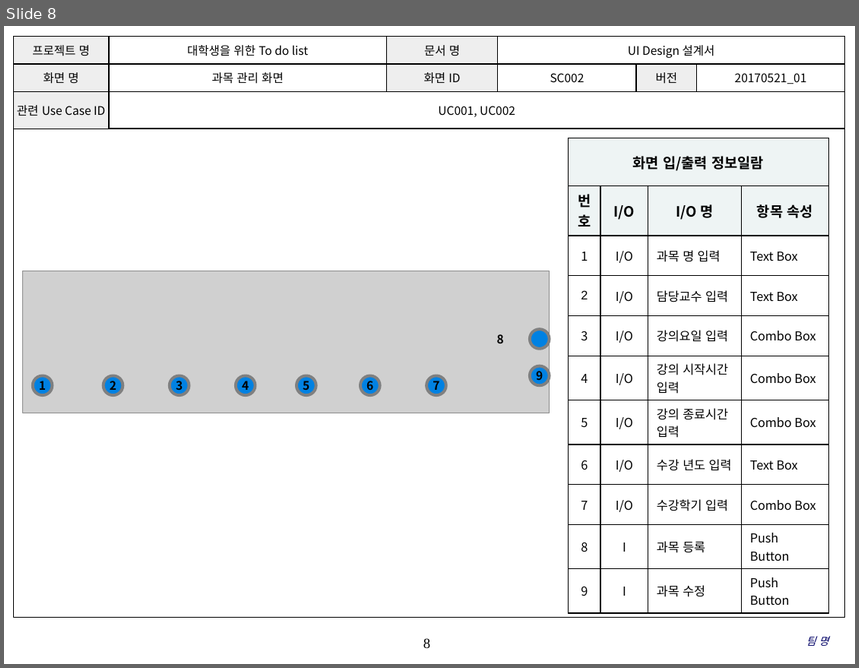
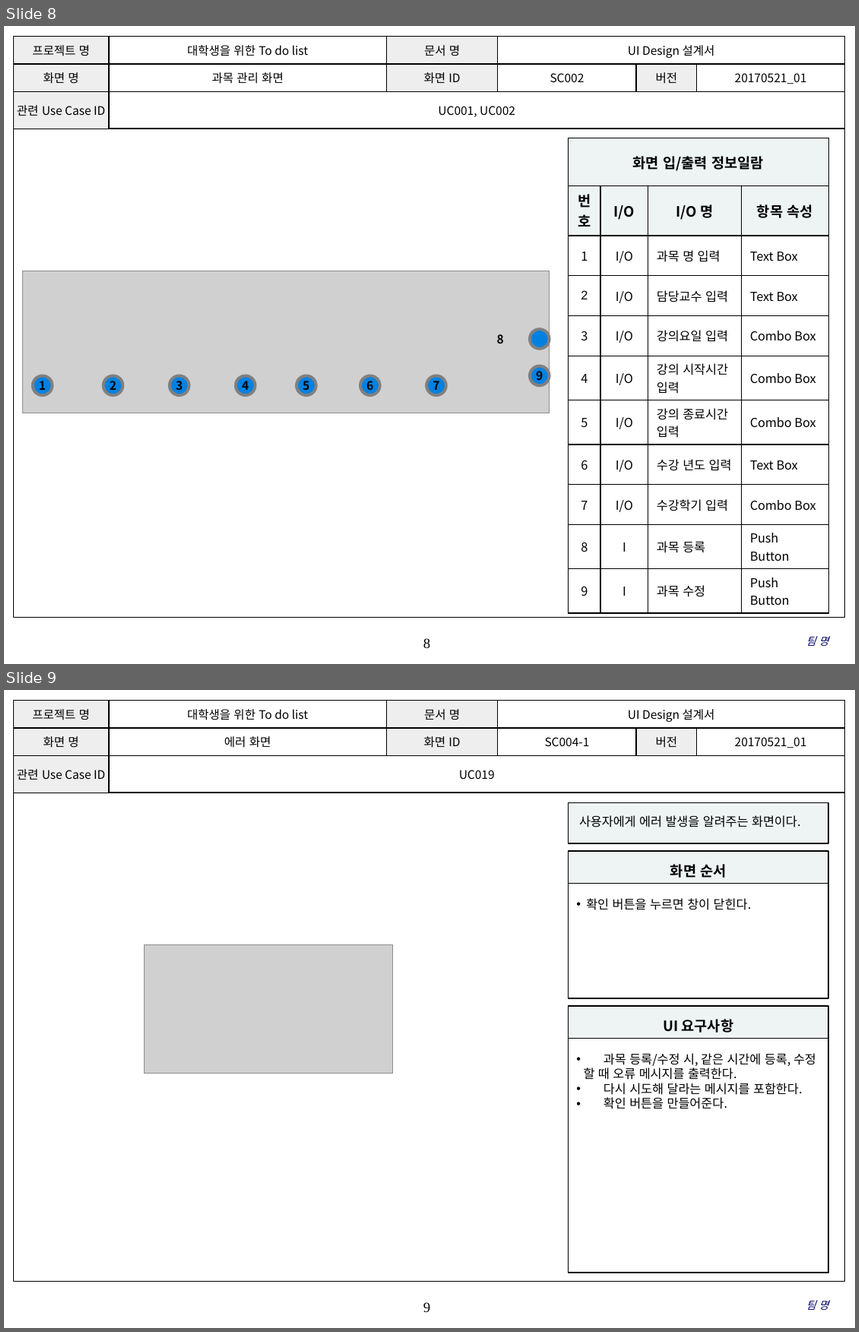
Before and after one commit to SE-admin/SE2017_4_tuna, a slide deck: doc/3_ 설계서/UI Design 설계서.pptx. Shown one above the other, each under a label of ours: slide 8 before the commit, slides 8 and 9 after it. The pictures are 859x668 and 859x1332 pixels, drawn with LibreOffice and Linux fonts; fonts in the diff are those of the drawing; grey boxes stand for pictures; background and template pictures are left out. Boxes give left, top, right and bottom in pixels: in the first picture for what was removed or moved away, otherwise in the second. Text is boxed around its words. In the diff, an @@ line names an element or a change of style, - is before the commit and + after.

Commit message:
doc/3_ 설계서/UI Design 설계서.pptx UI Design 설계서_4_tuna_20170523_01 메인화면 수정

```diff
--- a/doc/3_ 설계서/UI Design 설계서.pptx
+++ b/doc/3_ 설계서/UI Design 설계서.pptx
@@ slide 9 added at bbox=[4, 690, 855, 1328], background #FFFFFF; not listed: 2 template elements that a slide beside it also shows @@
@@ table added at bbox=[13, 700, 845, 788], 3 rows, 6 columns @@
+프로젝트 명 | 대학생을 위한 To do list | 문서 명 | UI Design 설계서 |  | 
+화면 명 | 에러 화면 | 화면 ID | SC004-1 | 버전 | 20170521_01
+관련 Use Case ID | UC019 |  |  |  | 
@@ rectangle added at bbox=[569, 802, 829, 844], fill #EEF4F4, outline #000000 1 pt, 10.5 pt, text #000000 @@
+사용자에게 에러 발생을 알려주는 화면이다.
@@ rectangle added at bbox=[569, 851, 829, 883], fill #EEF4F4, outline #000000 1 pt, 12 pt, text #000000, bold @@
+화면 순서
@@ rectangle added at bbox=[569, 883, 829, 998], fill #FFFFFF, outline #000000 1 pt, 10.5 pt, text #000000 @@
+• 확인 버튼을 누르면 창이 닫힌다.
@@ picture added at bbox=[145, 945, 393, 1073] @@
@@ rectangle added at bbox=[569, 1006, 829, 1038], fill #EEF4F4, outline #000000 1 pt, 12 pt, text #000000, bold @@
+UI 요구사항
@@ rectangle added at bbox=[569, 1038, 829, 1273], fill #FFFFFF, outline #000000 1 pt, 10.5 pt, text #000000 @@
+• 과목 등록/수정 시, 같은 시간에 등록, 수정
+할 때 오류 메시지를 출력한다.
+• 다시 시도해 달라는 메시지를 포함한다.
+• 확인 버튼을 만들어준다.
@@ text added at bbox=[807, 1301, 829, 1310], 9 pt, text #000066, italic @@
+팀 명
```
Also in this commit, not shown: 13 slides changed, 1 other slide added.
